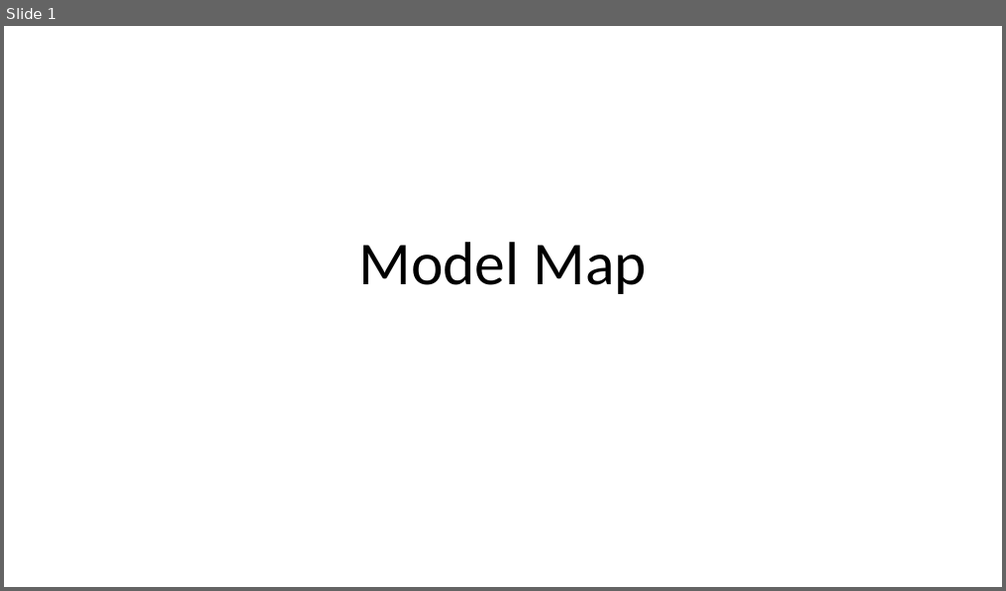
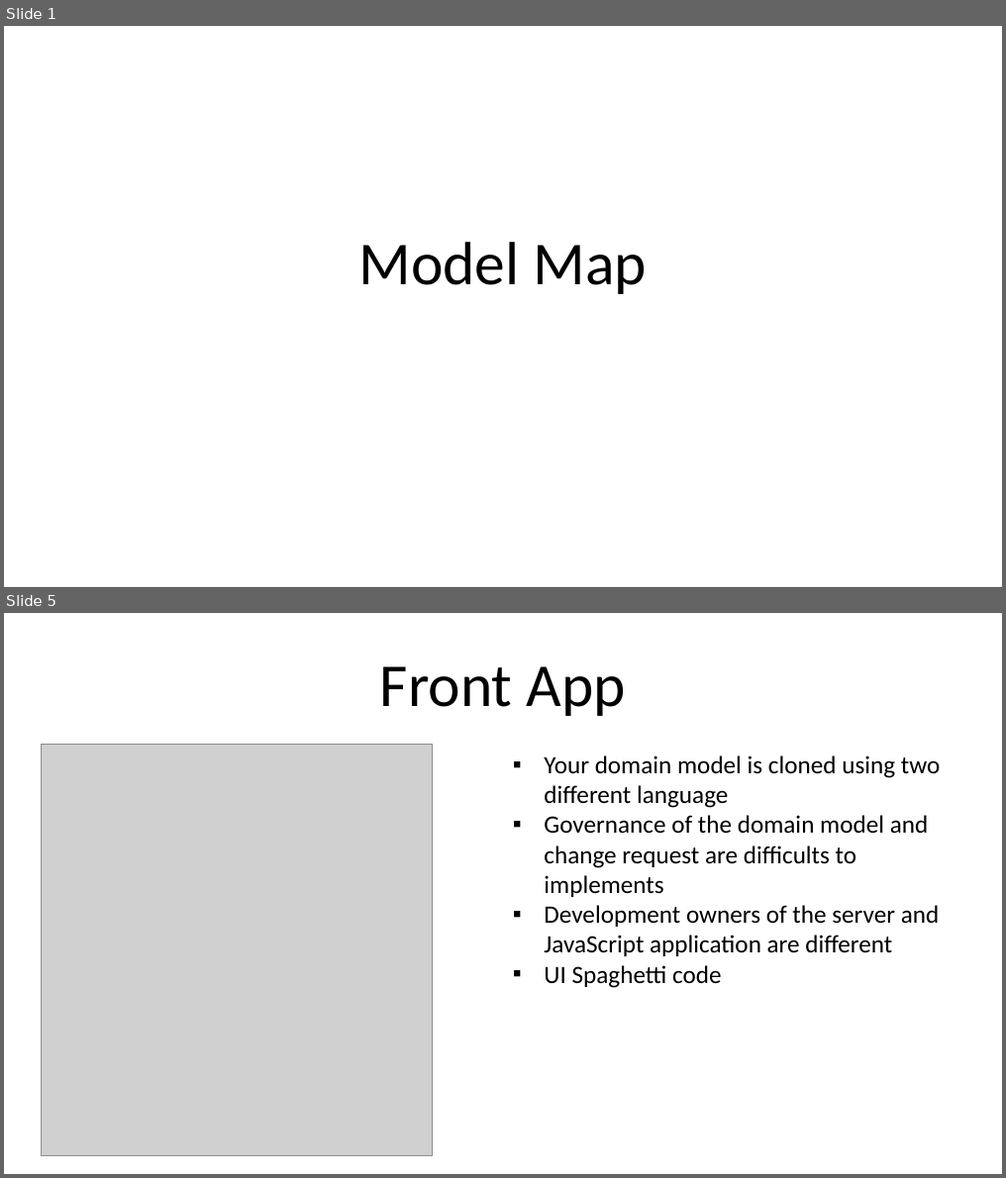
Before and after one commit to lesfurets/dOOv, a slide deck: doc/ppt/org_modelmap.pptx. Shown one above the other, each under a label of ours: slide 1 before the commit, slides 1 and 5 after it; the slides between them are not shown. The pictures are 1006x591 and 1006x1178 pixels, drawn with LibreOffice and Linux fonts; fonts in the diff are those of the drawing; grey boxes stand for pictures. Boxes give left, top, right and bottom in pixels: in the first picture for what was removed or moved away, otherwise in the second. Text is boxed around its words. In the diff, an @@ line names an element or a change of style, - is before the commit and + after.

```diff
--- a/doc/ppt/org_modelmap.pptx
+++ b/doc/ppt/org_modelmap.pptx
@@ slide 5 added at [4,613,1002,1174], background #FFFFFF @@
@@ title added at [380,666,625,716], 44 pt, text #000000 @@
+Front App
@@ picture added at [42,744,433,1156] @@
@@ text added at [544,756,940,988], 18 pt, text #000000 @@
+▪ Your domain model is cloned using two different language
+▪ Governance of the domain model and change request are difficults to implements
+▪ Development owners of the server and JavaScript application are different
+▪ UI Spaghetti code
```
Also in this commit, not shown: 5 other slides added, 7 other files.
